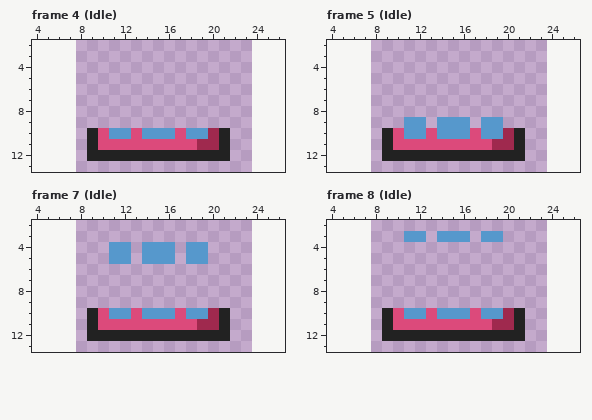
Pixel-art file: assets/obstacles/jumpPad.aseprite. The picture above was drawn from the file before the commit.
16x16 pixels, 8 frames. Shown: frame 4 (Idle): x 4..26, y 2..13; frame 5 (Idle): x 4..26, y 2..13; frame 7 (Idle): x 4..26, y 2..13; frame 8 (Idle): x 4..26, y 2..13. The old version is drawn lined up with the new one, on the new canvas. The commit also changed other frames, which this record leaves out.
The same view after the edit:
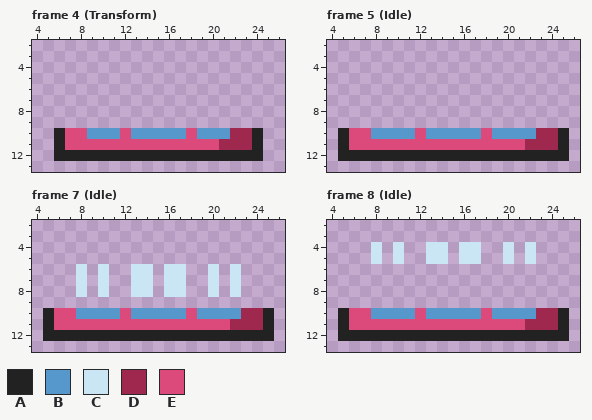
Palette (. is transparent): A #222222  B #5698cc  C #cae6f5  D #9f294e  E #dc4a7b
The edit:
canvas 16x16 -> 32x16, the old top-left corner now at 8,0
Frame 4 (Transform):
y 10: x 6..10 ...AE -> AEEBB; x 12..13 BE -> EB; x 17..18 EB -> BE; x 20..24 DA... -> BBDDA
y 11: x 6..9 ...A -> AEEE; x 19..24 DDA... -> EEDDDA
y 12: x 6..8 ... -> AAA; x 22..24 ... -> AAA
Frame 5 (Idle):
y 9: x 11..12 BB -> ..; x 14..16 BBB -> ...; x 18..19 BB -> ..
y 10: x 5..10 ....AE -> AEEBBB; x 12..13 BE -> EB; x 17..18 EB -> BE; x 20..25 DA.... -> BBBDDA
y 11: x 5..9 ....A -> AEEEE; x 19..25 DDA.... -> EEEDDDA
y 12: x 5..8 .... -> AAAA; x 22..25 .... -> AAAA
Frame 7 (Idle):
y 4..5: x 11..12 BB -> ..; x 14..16 BBB -> ...; x 18..19 BB -> ..
y 6..8: x 8 . -> C; x 10 . -> C; x 13..14 .. -> CC; x 16..17 .. -> CC; x 20 . -> C; x 22 . -> C
y 10: x 5..10 ....AE -> AEEBBB; x 12..13 BE -> EB; x 17..18 EB -> BE; x 20..25 DA.... -> BBBDDA
y 11: x 5..9 ....A -> AEEEE; x 19..25 DDA.... -> EEEDDDA
y 12: x 5..8 .... -> AAAA; x 22..25 .... -> AAAA
Frame 8 (Idle):
y 3: x 11..12 BB -> ..; x 14..16 BBB -> ...; x 18..19 BB -> ..
y 4..5: x 8 . -> C; x 10 . -> C; x 13..14 .. -> CC; x 16..17 .. -> CC; x 20 . -> C; x 22 . -> C
y 10: x 5..10 ....AE -> AEEBBB; x 12..13 BE -> EB; x 17..18 EB -> BE; x 20..25 DA.... -> BBBDDA
y 11: x 5..9 ....A -> AEEEE; x 19..25 DDA.... -> EEEDDDA
y 12: x 5..8 .... -> AAAA; x 22..25 .... -> AAAA
Where, in picture pixels (left, top, right, bottom), the same in both pictures:
changed: (54, 128, 263, 161)
changed: (338, 117, 569, 161)
changed: (43, 242, 274, 341)
changed: (338, 231, 569, 341)
